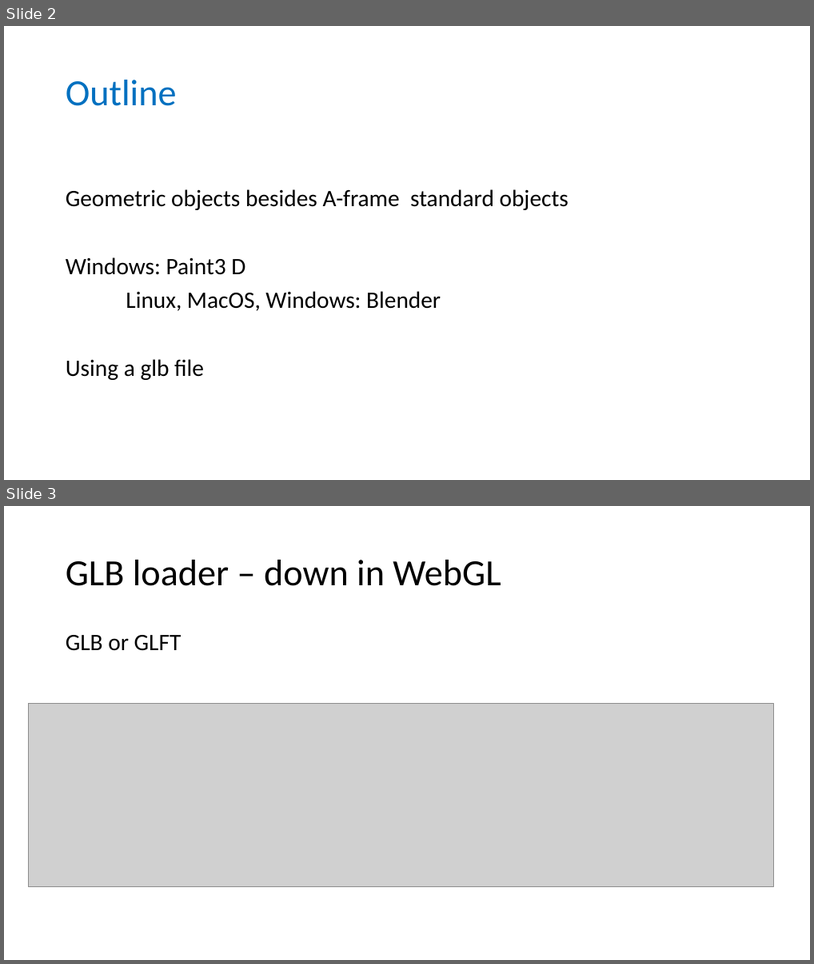
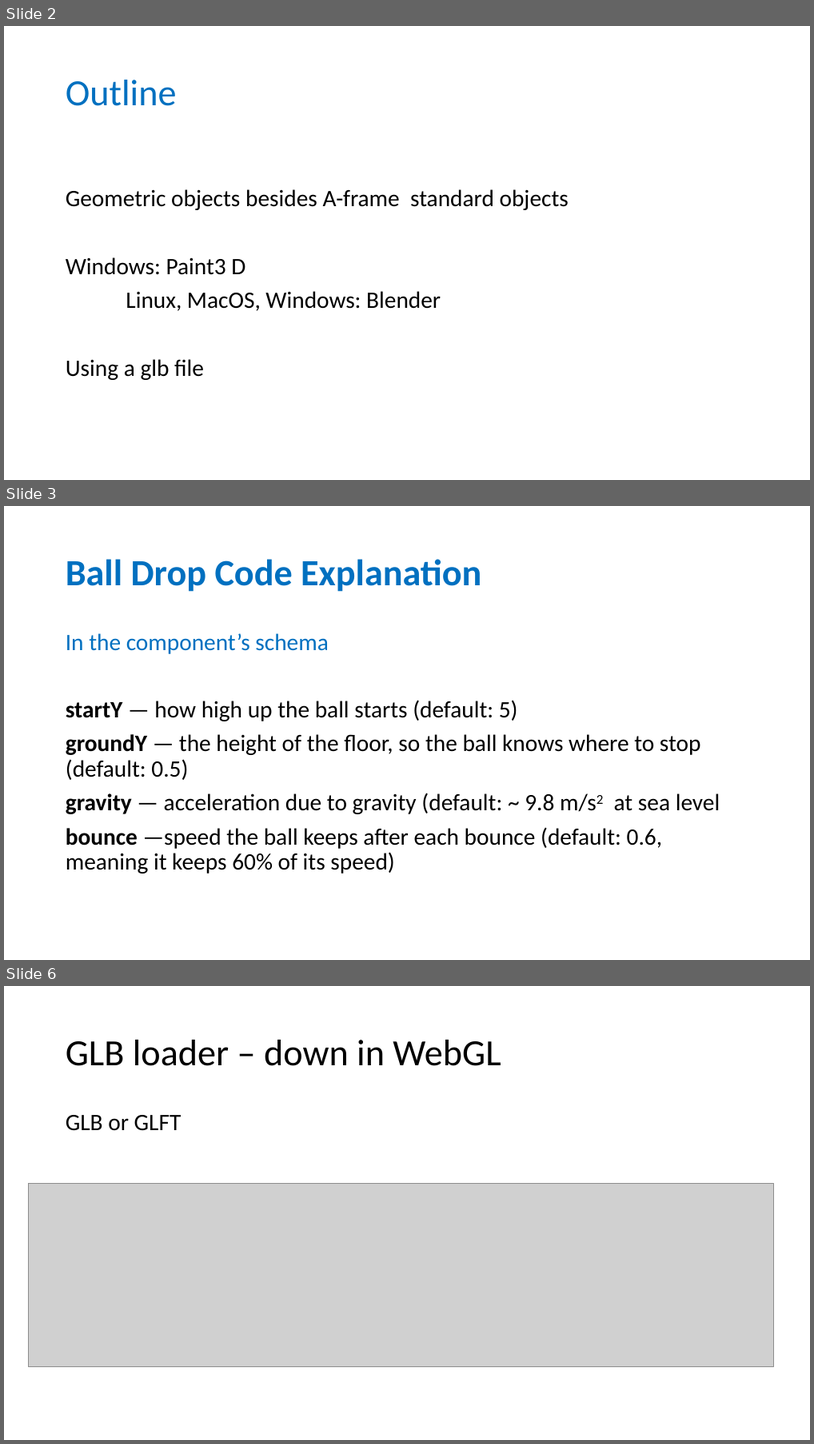
Before and after one commit to wonder-phil/AI-IoT-2025, a slide deck: p07/A-frame-additional-geom-objects.pptx. Shown one above the other, each under a label of ours: slides 2 and 3 before the commit, slides 2, 3 and 6 after it; the slides between them are not shown. The pictures are 814x964 and 814x1444 pixels, drawn with LibreOffice and Linux fonts; fonts in the diff are those of the drawing; grey boxes stand for pictures. Boxes give left, top, right and bottom in pixels: in the first picture for what was removed or moved away, otherwise in the second. Text is boxed around its words. In the diff, an @@ line names an element or a change of style, - is before the commit and + after.

```diff
--- a/p07/A-frame-additional-geom-objects.pptx
+++ b/p07/A-frame-additional-geom-objects.pptx
@@ slide 3 added at [4,506,810,960], background #FFFFFF @@
@@ title added at [66,559,482,592], 44 pt, text #0070C0, bold @@
+Ball Drop Code Explanation
@@ text added at [66,633,720,873], 28 pt, text #000000 @@
+In the component’s schema
+startY — how high up the ball starts (default: 5)
+groundY — the height of the floor, so the ball knows where to stop (default: 0.5)
+gravity — acceleration due to gravity (default: ~ 9.8 m/s2 at sea level
+bounce —speed the ball keeps after each bounce (default: 0.6, meaning it keeps 60% of its speed)
@@ what was slide 3 is now slide 6 @@
```
Also in this commit, not shown: 3 other slides added, 2 other files.
